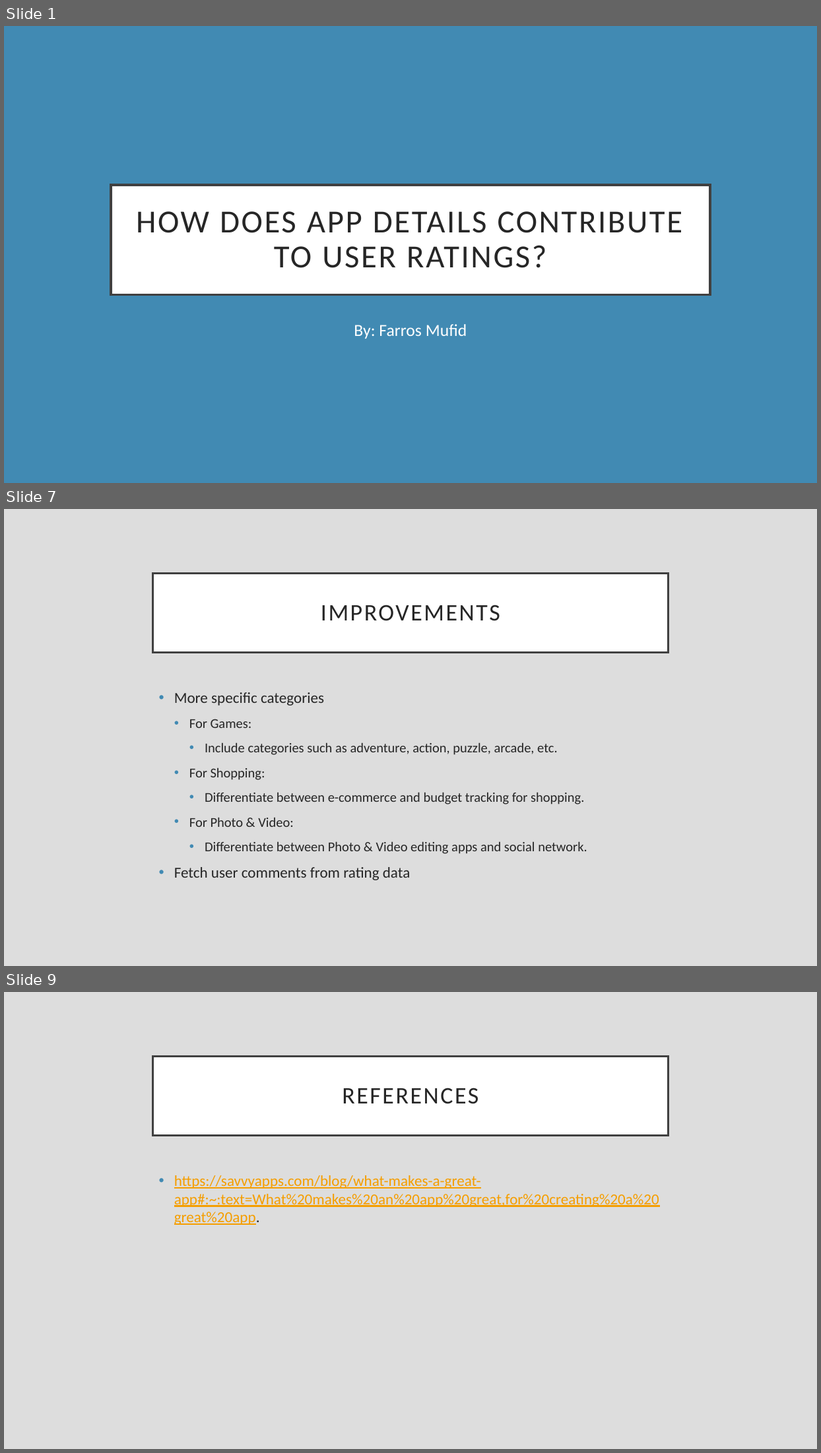
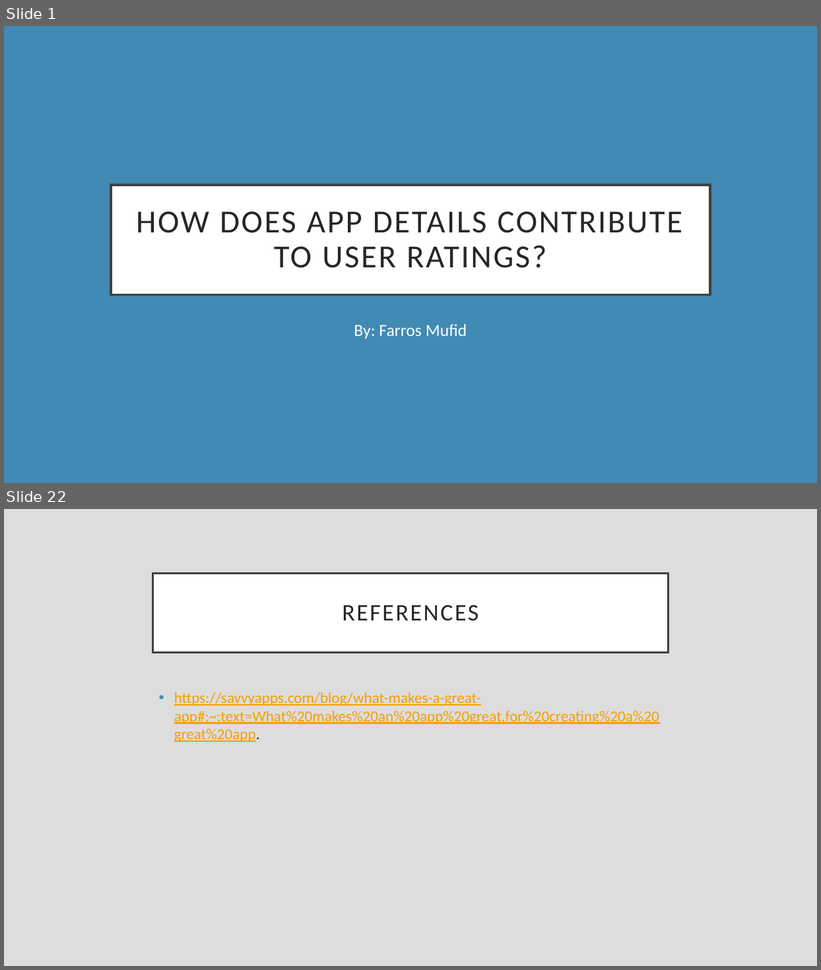
Before and after one commit to farrosmufid/Final_Project_Mobile_App_Store_Farros, a slide deck: Final_Project_ppt_Purwadhika.pptx. Shown one above the other, each under a label of ours: slides 1, 7 and 9 before the commit, slides 1 and 22 after it; the slides between them are not shown. The pictures are 821x1453 and 821x970 pixels, drawn with LibreOffice and Linux fonts; fonts in the diff are those of the drawing. Boxes give left, top, right and bottom in pixels: in the first picture for what was removed or moved away, otherwise in the second. Text is boxed around its words. In the diff, an @@ line names an element or a change of style, - is before the commit and + after.

```diff
--- a/Final_Project_ppt_Purwadhika.pptx
+++ b/Final_Project_ppt_Purwadhika.pptx
@@ slide 7 removed at box(4, 509, 817, 966), background #DDDDDD @@
@@ title removed at box(153, 573, 668, 652) @@
-IMPROVEMENTS
@@ text removed at box(174, 692, 587, 881) @@
-• More specific categories
-  • For Games:
-    • Include categories such as adventure, action, puzzle, arcade, etc.
-  • For Shopping:
-    • Differentiate between e-commerce and budget tracking for shopping.
-  • For Photo & Video:
-    • Differentiate between Photo & Video editing apps and social network.
-• Fetch user comments from rating data
@@ what was slide 9 is now slide 22 @@
```
Also in this commit, not shown: 6 slides changed, 14 slides added, 8 other files.
